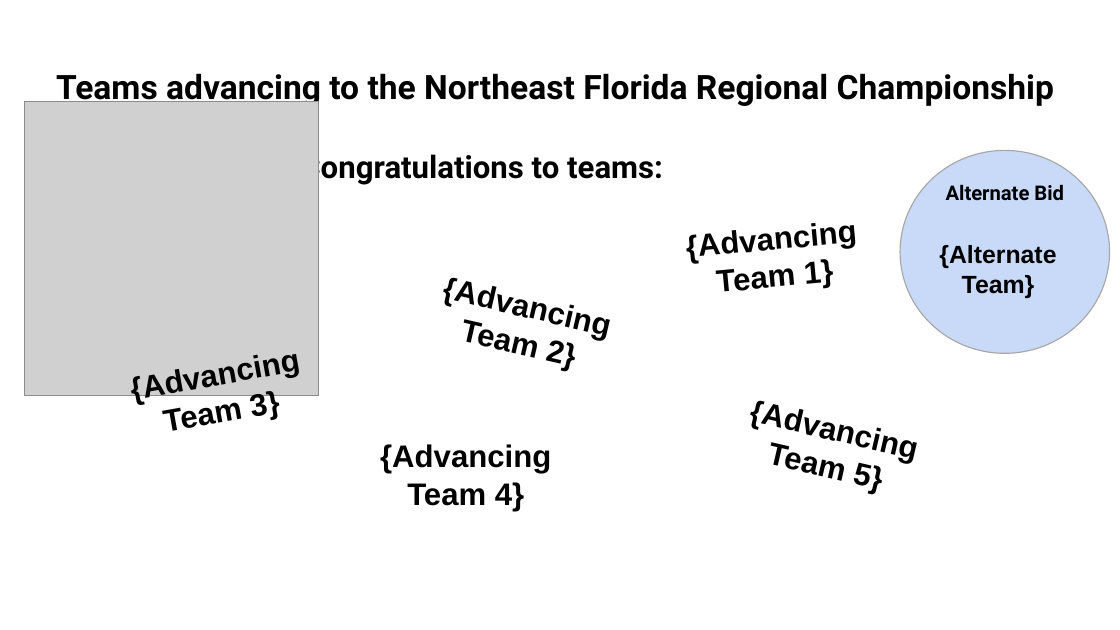
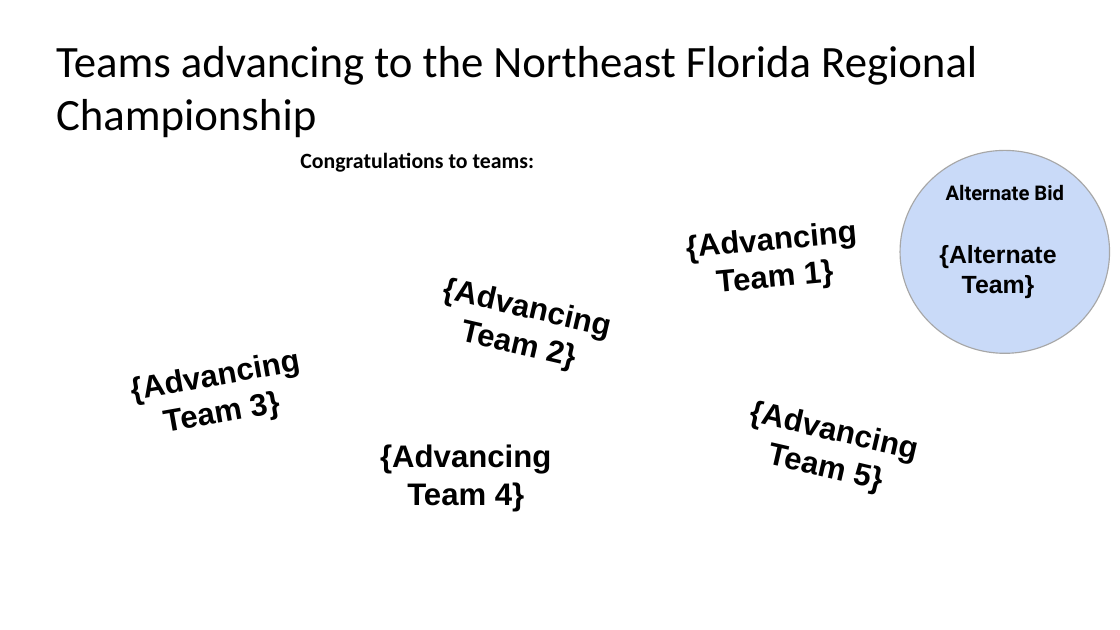
Before and after one commit to bpmerkel/FLLSlides, a slide deck: slide 41 of Api/Templates/Awards Ceremony - Full.pptx. Drawn at 1120x630 pixels with LibreOffice and Linux fonts; fonts in the diff are those of the drawing; grey boxes stand for pictures; background and template pictures are left out. Boxes give left, top, right and bottom in pixels: in the first picture for what was removed or moved away, otherwise in the second. Text is boxed around its words. In the diff, an @@ line names an element or a change of style, - is before the commit and + after.

Commit message:
Update PowerPoint files for Awards Ceremony
Modified binary content in "Awards Ceremony - Full.pptx" and "Awards Ceremony - Short.pptx". No specific text or code changes were detailed in the diff output.

```diff
--- a/Api/Templates/Awards Ceremony - Full.pptx
+++ b/Api/Templates/Awards Ceremony - Full.pptx
@@ title "Teams advancing to the Northeast ..." at <box>56,46,977,138</box>: size 21.6 to 28.8 pt, font Roboto to Calibri, bold off @@
@@ picture removed at <box>25,102,318,395</box> @@
@@ text "Congratulations to teams:" at <box>300,152,534,172</box>: size 20 to 14 pt, font Roboto to Calibri @@
```
Also in this commit, not shown: 41 other slides changed, 1 other file.
